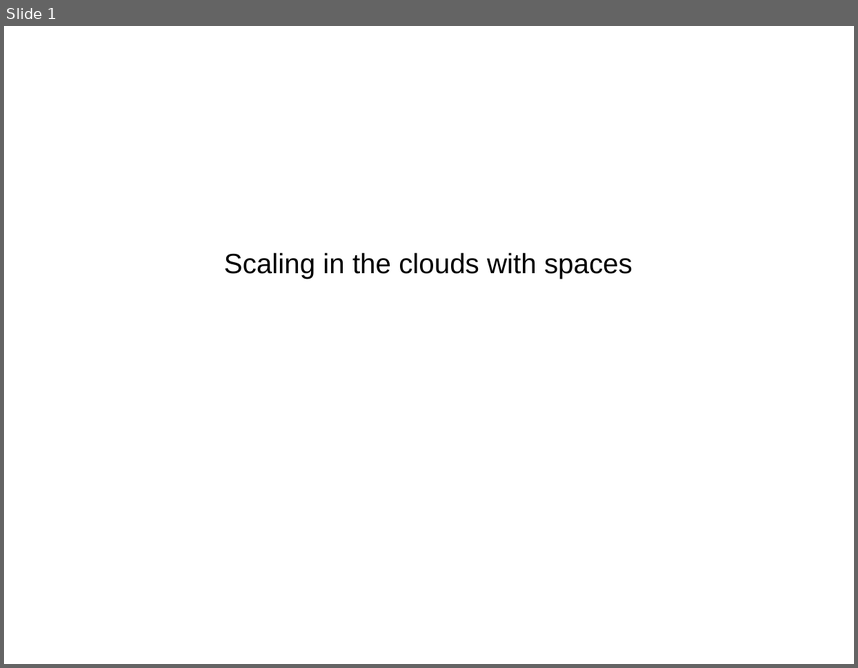
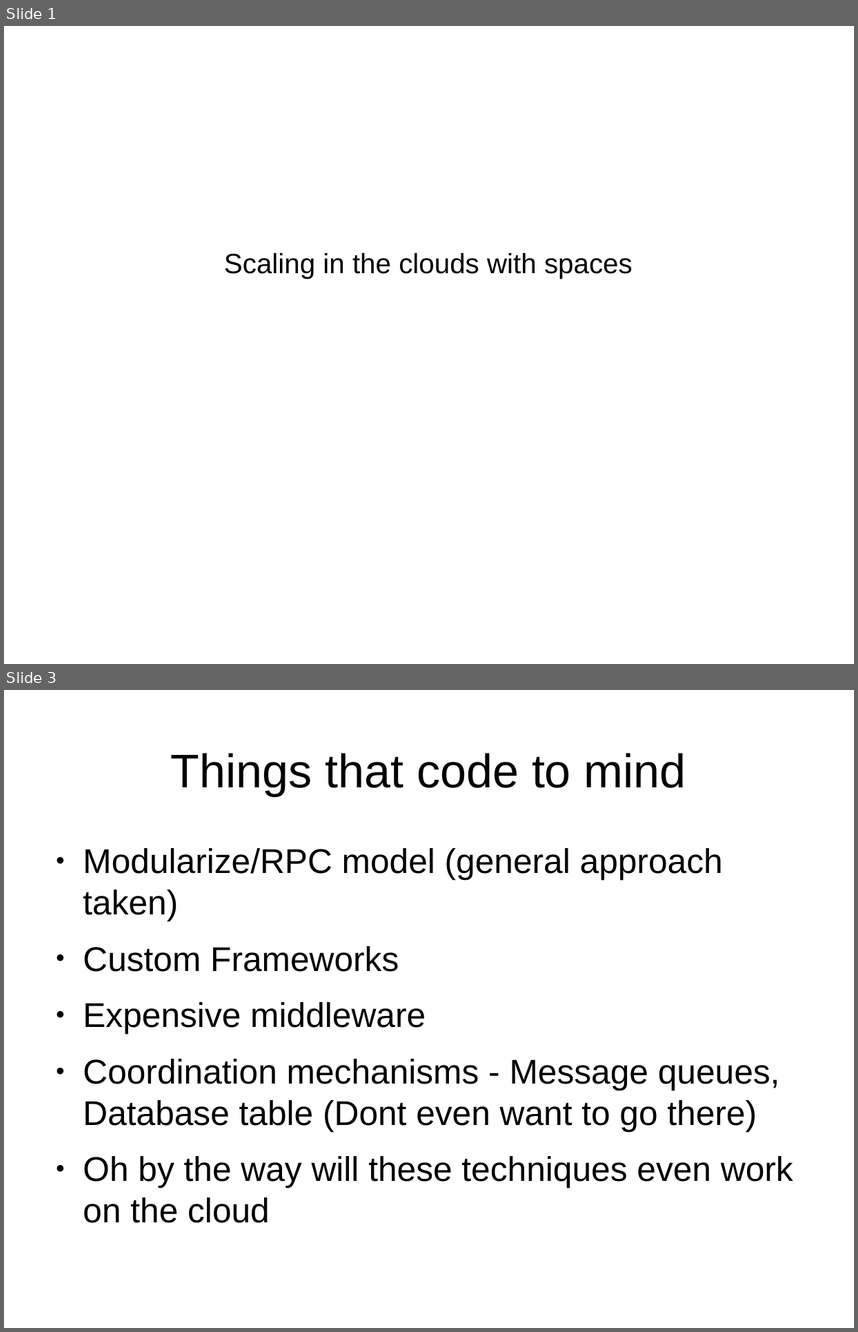
Before and after one commit to harikrishnan83/slides-and-code, a slide deck: Scaling_In_The_Clouds_With_Spaces.odp. Shown one above the other, each under a label of ours: slide 1 before the commit, slides 1 and 3 after it; the slides between them are not shown. The pictures are 858x668 and 858x1332 pixels, drawn with LibreOffice and Linux fonts; fonts in the diff are those of the drawing. Boxes give left, top, right and bottom in pixels: in the first picture for what was removed or moved away, otherwise in the second. Text is boxed around its words. In the diff, an @@ line names an element or a change of style, - is before the commit and + after.

```diff
--- a/Scaling_In_The_Clouds_With_Spaces.odp
+++ b/Scaling_In_The_Clouds_With_Spaces.odp
@@ slide 3 added at <box>4,690,854,1328</box>, background #FFFFFF @@
@@ title added at <box>171,753,686,796</box>, 44 pt, text #000000 @@
+Things that code to mind
@@ text added at <box>83,848,793,1223</box>, 32 pt, text #000000 @@
+● Modularize/RPC model (general approach taken)
+● Custom Frameworks
+● Expensive middleware
+● Coordination mechanisms - Message queues, Database table (Dont even want to go there)
+● Oh by the way will these techniques even work on the cloud
```
Also in this commit, not shown: 8 other slides added, 1 other file.
